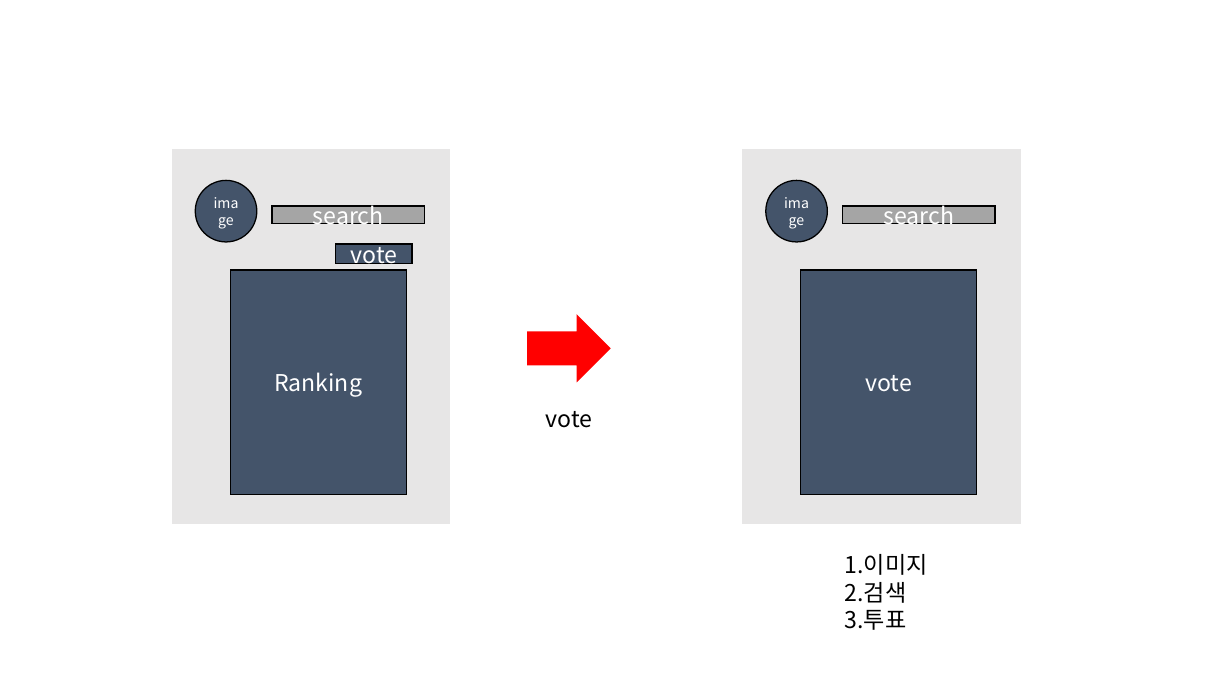
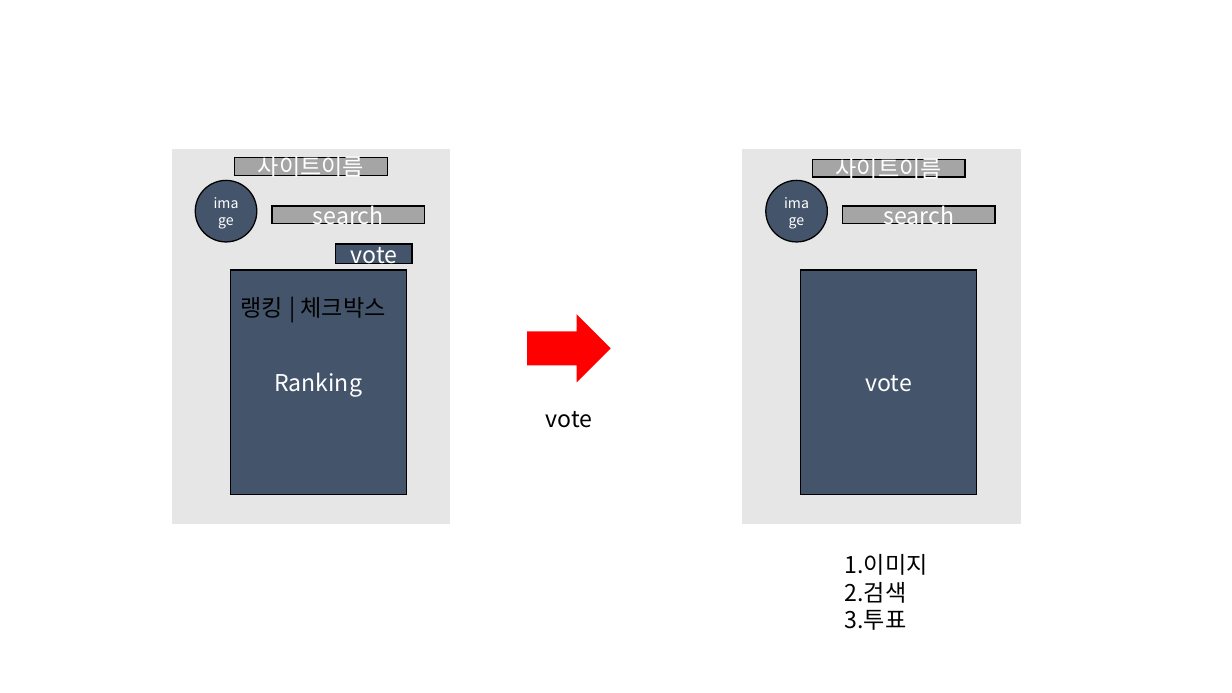
Before and after one commit to What-The-Pork/meeting-log, a slide deck: slide 2 of 팀프로젝트_제안서.pptx. Drawn at 1232x693 pixels with LibreOffice and Linux fonts; fonts in the diff are those of the drawing. Boxes give left, top, right and bottom in pixels: in the first picture for what was removed or moved away, otherwise in the second. Text is boxed around its words. In the diff, an @@ line names an element or a change of style, - is before the commit and + after.

```diff
--- a/팀프로젝트_제안서.pptx
+++ b/팀프로젝트_제안서.pptx
@@ rectangle added at box(235, 158, 387, 176), fill #A5A5A5, outline #000000 1 pt, 18 pt, text #FFFFFF @@
+사이트이름
@@ rectangle added at box(812, 160, 965, 177), fill #A5A5A5, outline #000000 1 pt, 18 pt, text #FFFFFF @@
+사이트이름
@@ text added at box(240, 297, 386, 318), 18 pt, text #000000 @@
+랭킹 | 체크박스
```
Also in this commit, not shown: 4 other slides changed, 3 slides added.
